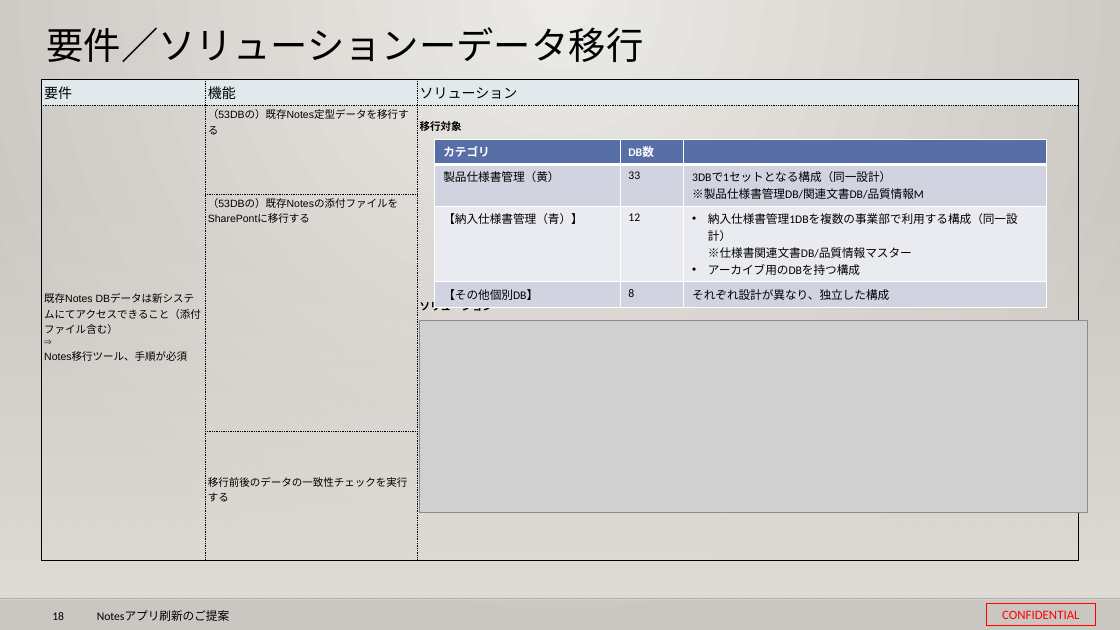
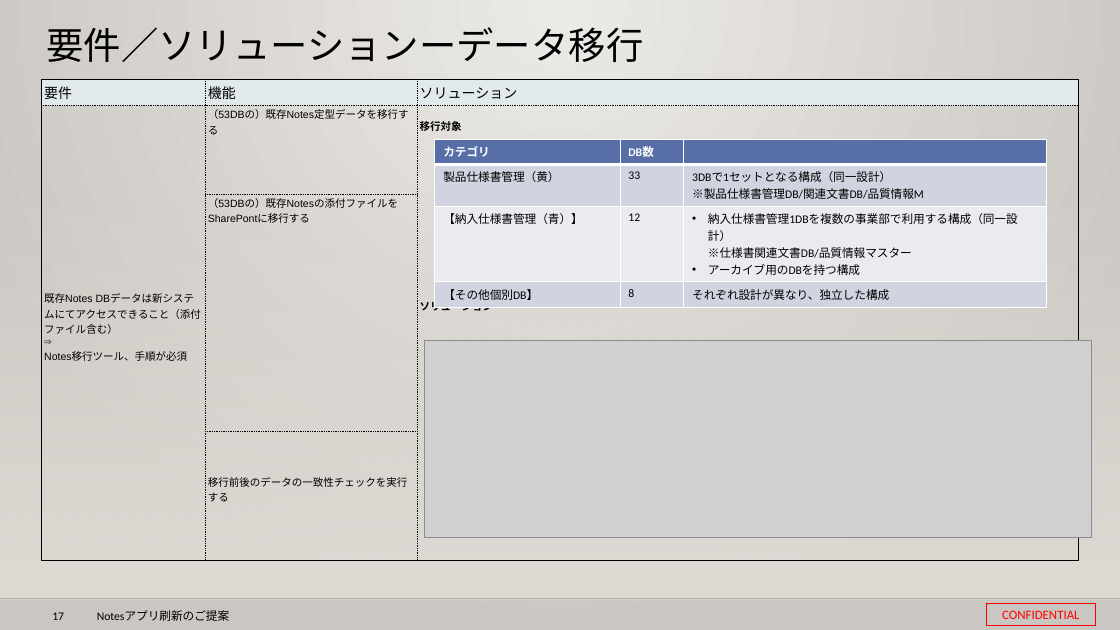
Before and after one commit to 0494938/Notes--CMS-Online, a slide deck: slide 17 of Notesアプリ刷新プロジェクト提案見積もり.v3.pptx (slide 18 before the commit). Drawn at 1120x630 pixels with LibreOffice and Linux fonts; fonts in the diff are those of the drawing; grey boxes stand for pictures; background and template pictures are left out. Boxes give left, top, right and bottom in pixels: in the first picture for what was removed or moved away, otherwise in the second. Text is boxed around its words. In the diff, an @@ line names an element or a change of style, - is before the commit and + after.

```diff
--- a/Notesアプリ刷新プロジェクト提案見積もり.v3.pptx
+++ b/Notesアプリ刷新プロジェクト提案見積もり.v3.pptx
@@ picture: place and size @@
-picture at bbox=[419, 321, 1088, 513]
+picture at bbox=[425, 341, 1092, 538]
@@ page number at bbox=[52, 612, 64, 620]: text changed @@
-18
+17
```
Also in this commit, not shown: 13 other slides changed, 2 slides removed, 1 other file.
